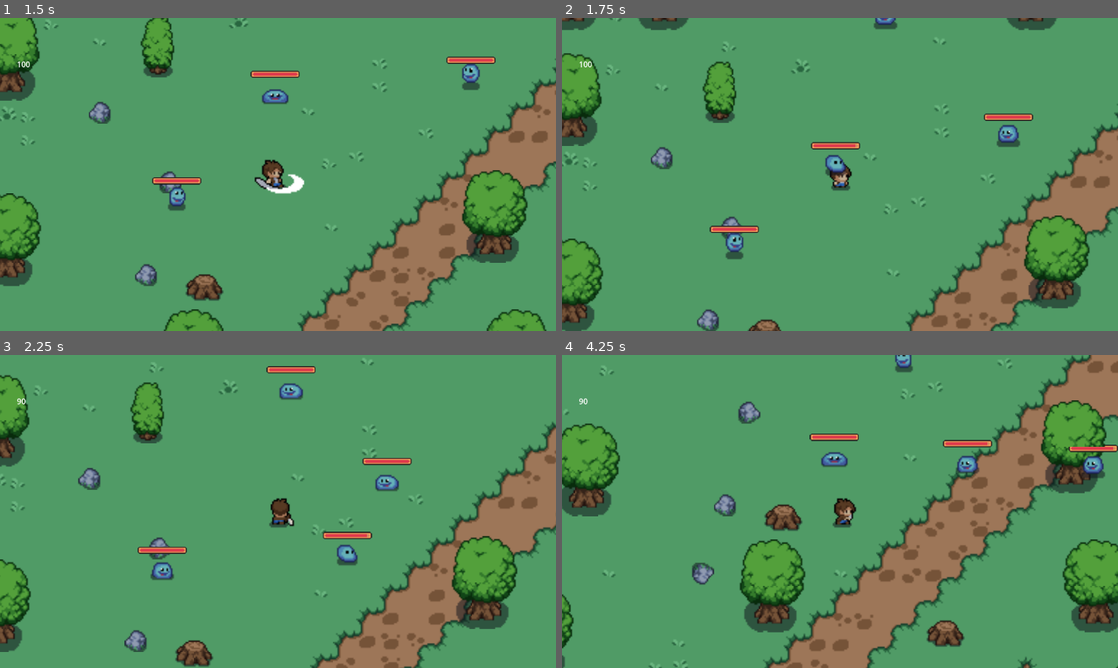
Above: before the commit, frames 1-4 (two rows, left to right).
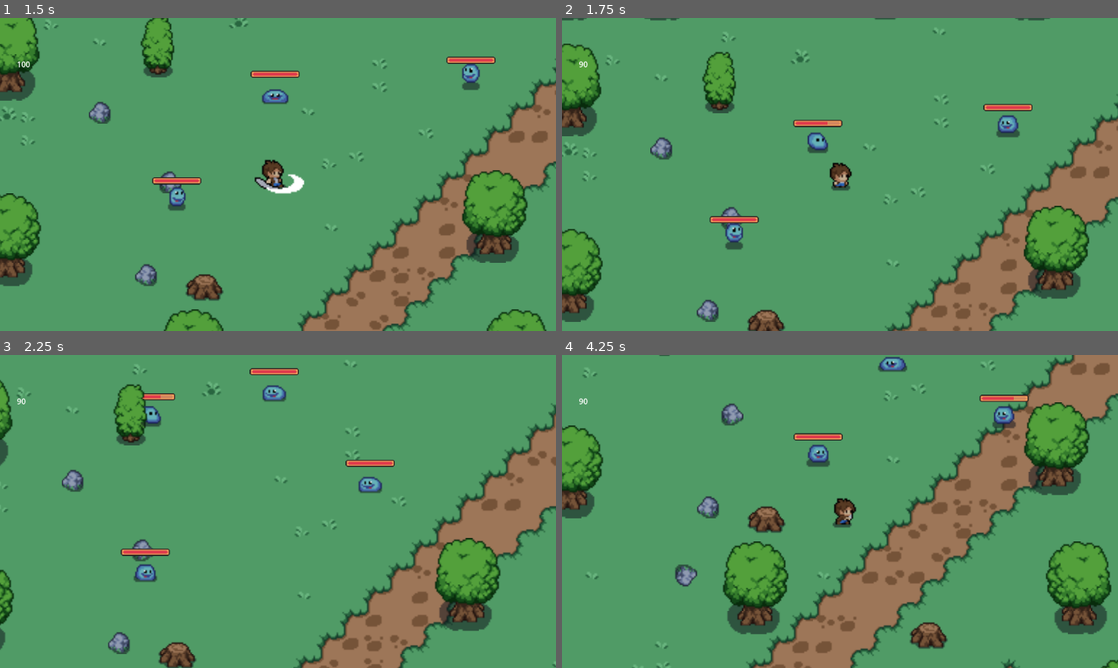
Above: after the commit, the same moments.

Repository: IgorMianowany/Manual-Vampire-Survivors
Game: Godot game, scene res://level_01.tscn
The game is run twice, just before and just after one commit, with the same random seed, the same clock (stepped at 60 frames per second) and the same inputs.
Inputs (mouse positions are in pixels of both pictures, inside the frame that each line leads up to):
- Up to frame 1 (1.5 s): move the mouse to (400, 158) at 0.52 s; press the mouse at (400, 158) at 0.53 s; hold D (move_right) 0.53-1.28 s; move the mouse to (166, 190) at 1.27 s; release the mouse at (166, 190) at 1.28 s; hold W (move_down) from 1.28 s (still down); click (166, 190) at 1.35 s
- Up to frame 2 (1.75 s): keep holding W (move_down)
- Up to frame 3 (2.25 s): move the mouse to (333, 442) at 2.02 s; release W (move_down) at 2.03 s; press the mouse at (333, 442) at 2.03 s; hold D (move_right) from 2.03 s (still down)
- Up to frame 4 (4.25 s): move the mouse to (812, 574) at 2.77 s; release D (move_right) at 2.78 s; release the mouse at (812, 574) at 2.78 s; hold S (move_up) 2.78-3.53 s; click (812, 574) at 2.85 s; move the mouse to (1006, 558) at 3.52 s; press the mouse at (1006, 558) at 3.53 s; hold A (move_left) from 3.53 s (still down)

Frame 1 is identical in both runs. In frame 2, 15% of the frame differs, in the area x 0-100%, y 0-100%; in frame 3, 17%; in frame 4, 24%.

Commit message:
added hurtboxes to player and hitboxes to slimes

Diff:
--- a/level_01.tscn
+++ b/level_01.tscn
@@ -947,24 +947,24 @@
 position = Vector2(181, 284)
 
 [node name="Slime" parent="LayerHolder" node_paths=PackedStringArray("player") instance=ExtResource("27_kvd7j")]
-y_sort_enabled = true
 position = Vector2(290, 172)
 player = NodePath("../Player")
+speed = 75.0
 
 [node name="Slime2" parent="LayerHolder" node_paths=PackedStringArray("player") instance=ExtResource("27_kvd7j")]
-y_sort_enabled = true
 position = Vector2(443, 179)
 player = NodePath("../Player")
+speed = 75.0
 
 [node name="Slime3" parent="LayerHolder" node_paths=PackedStringArray("player") instance=ExtResource("27_kvd7j")]
-y_sort_enabled = true
 position = Vector2(329, 71)
 player = NodePath("../Player")
+speed = 75.0
 
 [node name="Slime4" parent="LayerHolder" node_paths=PackedStringArray("player") instance=ExtResource("27_kvd7j")]
-y_sort_enabled = true
 position = Vector2(245, 247)
 player = NodePath("../Player")
+speed = 75.0
 
 [node name="Objects" type="TileMapLayer" parent="LayerHolder"]
 z_index = 1
--- a/player.tscn
+++ b/player.tscn
@@ -51,6 +51,7 @@
 [ext_resource type="Texture2D" uid="uid://c7lkfsrbggmbr" path="res://assets/sprites/characters/tiles/tile035.png" id="34_a8cld"]
 [ext_resource type="PackedScene" uid="uid://bdslidoesuukt" path="res://ui.tscn" id="35_l3wkv"]
 [ext_resource type="Script" path="res://scripts/hitbox.gd" id="50_rxefe"]
+[ext_resource type="Script" path="res://scripts/hurtbox.gd" id="52_odxbq"]
 
 [sub_resource type="RectangleShape2D" id="RectangleShape2D_ysp0x"]
 size = Vector2(14.2857, 7.85714)
@@ -275,7 +276,9 @@
 radius = 15.0
 
 [sub_resource type="CapsuleShape2D" id="CapsuleShape2D_ew5ft"]
-radius = 13.0
+height = 20.0
+
+[sub_resource type="CircleShape2D" id="CircleShape2D_krfh3"]
 
 [node name="Player" type="CharacterBody2D"]
 z_index = 1
@@ -319,8 +322,16 @@
 [node name="Hitbox" type="Area2D" parent="AttackRangePointer"]
 monitoring = false
 script = ExtResource("50_rxefe")
-damage = 1.0
+damage = 3.5
 
 [node name="CollisionShape2D" type="CollisionShape2D" parent="AttackRangePointer/Hitbox"]
-position = Vector2(0, 5)
+position = Vector2(0, 10)
 shape = SubResource("CapsuleShape2D_ew5ft")
+disabled = true
+
+[node name="Hurtbox" type="Area2D" parent="."]
+script = ExtResource("52_odxbq")
+
+[node name="HurtboxCollision" type="CollisionShape2D" parent="Hurtbox"]
+shape = SubResource("CircleShape2D_krfh3")
+debug_color = Color(0.993183, 0, 0.241368, 0.42)
--- a/scripts/hurtbox.gd
+++ b/scripts/hurtbox.gd
@@ -10,8 +10,14 @@
 	connect("area_entered", self._on_area_entered)
 
 func _on_area_entered(hitbox : Hitbox) -> void:
-	if hitbox == null:
+	if hitbox == null or hitbox.owner == owner:
 		return
 
+	if not owner.name == "Player" and hitbox.owner.name != "Player":
+		return
+		#
+	 #or hitbox.owner.name != "Player":
+		#return
+
 	if owner.has_method("take_damage"):
-		owner.take_damage(hitbox.damage, hitbox.position.direction_to(owner.position), hitbox.knockback_power)
+		owner.take_damage(hitbox.damage, hitbox.global_position.direction_to(owner.global_position), hitbox.knockback_power)
--- a/slime.gd
+++ b/slime.gd
@@ -1,8 +1,8 @@
 extends CharacterBody2D
 
 @export var player : Player
-@export var speed : float = 75
-#@export var speed : float = 0
+#@export var speed : float = 75
+@export var speed : float = 0
 @export var jump_cooldown : float = 1.5
 @export var jump_duration : float = 1
 @export var jump_variation : float = 0.75
@@ -30,9 +30,9 @@
 	healthbar.value = health
 	if not is_jumping:
 		player_position = player.position + Vector2(randf_range(-direction_variation, direction_variation), randf_range(-direction_variation, direction_variation))
-		$Hitbox.monitoring = false
+		$Hitbox/CollisionShape2D.disabled = true
 	else:
-		$Hitbox.monitoring = true
+		$Hitbox/CollisionShape2D.disabled = false
 
 	jump_timer += delta
 
--- a/slime.tscn
+++ b/slime.tscn
@@ -45,6 +45,7 @@
 [ext_resource type="Texture2D" uid="uid://bq1bho2h6jnma" path="res://assets/sprites/UI/healthbarUnder.png" id="43_upppt"]
 [ext_resource type="Texture2D" uid="uid://cf2egftds03tm" path="res://assets/sprites/UI/healthbarProgress.png" id="44_k2ewj"]
 [ext_resource type="Script" path="res://scripts/hurtbox.gd" id="45_4o0r0"]
+[ext_resource type="Script" path="res://scripts/hitbox.gd" id="46_qr50n"]
 
 [sub_resource type="SpriteFrames" id="SpriteFrames_ygys0"]
 animations = [{
@@ -232,12 +233,12 @@
 [sub_resource type="RectangleShape2D" id="RectangleShape2D_83fs2"]
 size = Vector2(12, 7)
 
-[sub_resource type="RectangleShape2D" id="RectangleShape2D_b3gy1"]
-size = Vector2(16, 14)
-
 [sub_resource type="CapsuleShape2D" id="CapsuleShape2D_graww"]
 radius = 11.0
 height = 24.0
+
+[sub_resource type="CircleShape2D" id="CircleShape2D_g7tg0"]
+radius = 11.0454
 
 [node name="Slime" type="CharacterBody2D"]
 z_index = 1
@@ -245,28 +246,18 @@
 collision_layer = 4
 collision_mask = 3
 script = ExtResource("1_ahcej")
+speed = 75.0
 
 [node name="AnimatedSprite2D" type="AnimatedSprite2D" parent="."]
 position = Vector2(0, -3)
 sprite_frames = SubResource("SpriteFrames_ygys0")
-animation = &"take_damage"
+animation = &"idle_down"
 autoplay = "idle_down"
-frame = 3
-frame_progress = 1.0
 speed_scale = 0.85
 
 [node name="CollisionShape2D" type="CollisionShape2D" parent="."]
 position = Vector2(0, -0.5)
 shape = SubResource("RectangleShape2D_83fs2")
-
-[node name="Hitbox" type="Area2D" parent="."]
-collision_layer = 0
-collision_mask = 8
-
-[node name="CollisionShape2D" type="CollisionShape2D" parent="Hitbox"]
-position = Vector2(0, -1)
-shape = SubResource("RectangleShape2D_b3gy1")
-debug_color = Color(0.989001, 0, 0.295553, 0.42)
 
 [node name="Control" type="Control" parent="."]
 layout_mode = 3
@@ -290,5 +281,11 @@
 [node name="CollisionShape2D" type="CollisionShape2D" parent="Hurtbox"]
 position = Vector2(0, -1)
 shape = SubResource("CapsuleShape2D_graww")
-
-[connection signal="body_entered" from="Hitbox" to="." method="_on_hitbox_body_entered"]
+debug_color = Color(0.968809, 0, 0.465463, 0.42)
+
+[node name="Hitbox" type="Area2D" parent="."]
+script = ExtResource("46_qr50n")
+
+[node name="CollisionShape2D" type="CollisionShape2D" parent="Hitbox"]
+position = Vector2(0, -1)
+shape = SubResource("CircleShape2D_g7tg0")
Not shown: 1 places in player.tscn that only renumber resources
Not shown: 1 places in slime.tscn that only renumber resources
